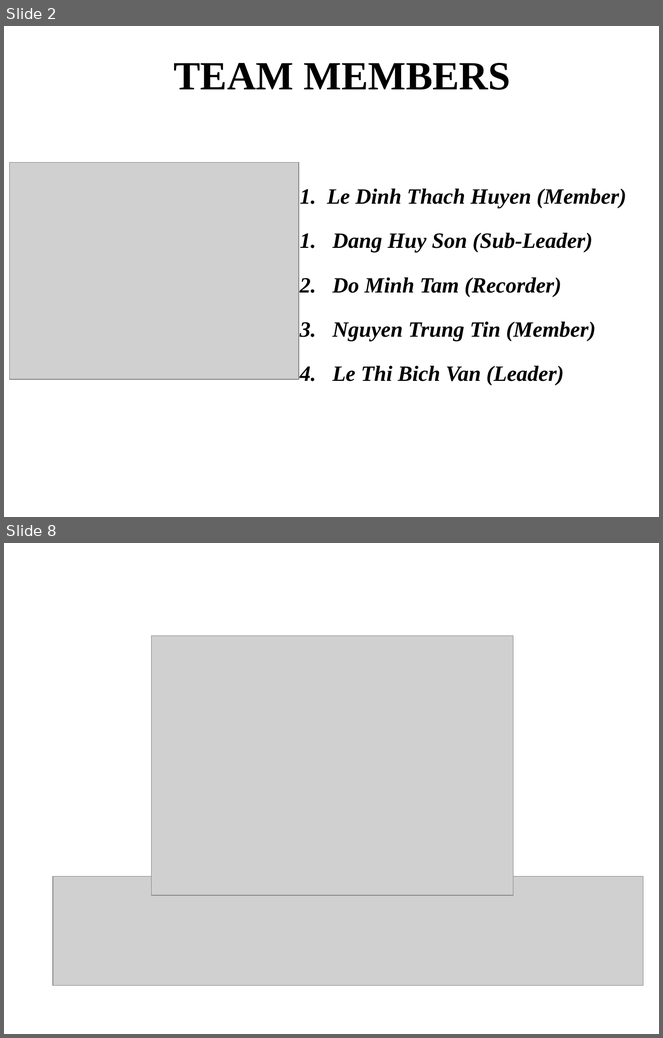
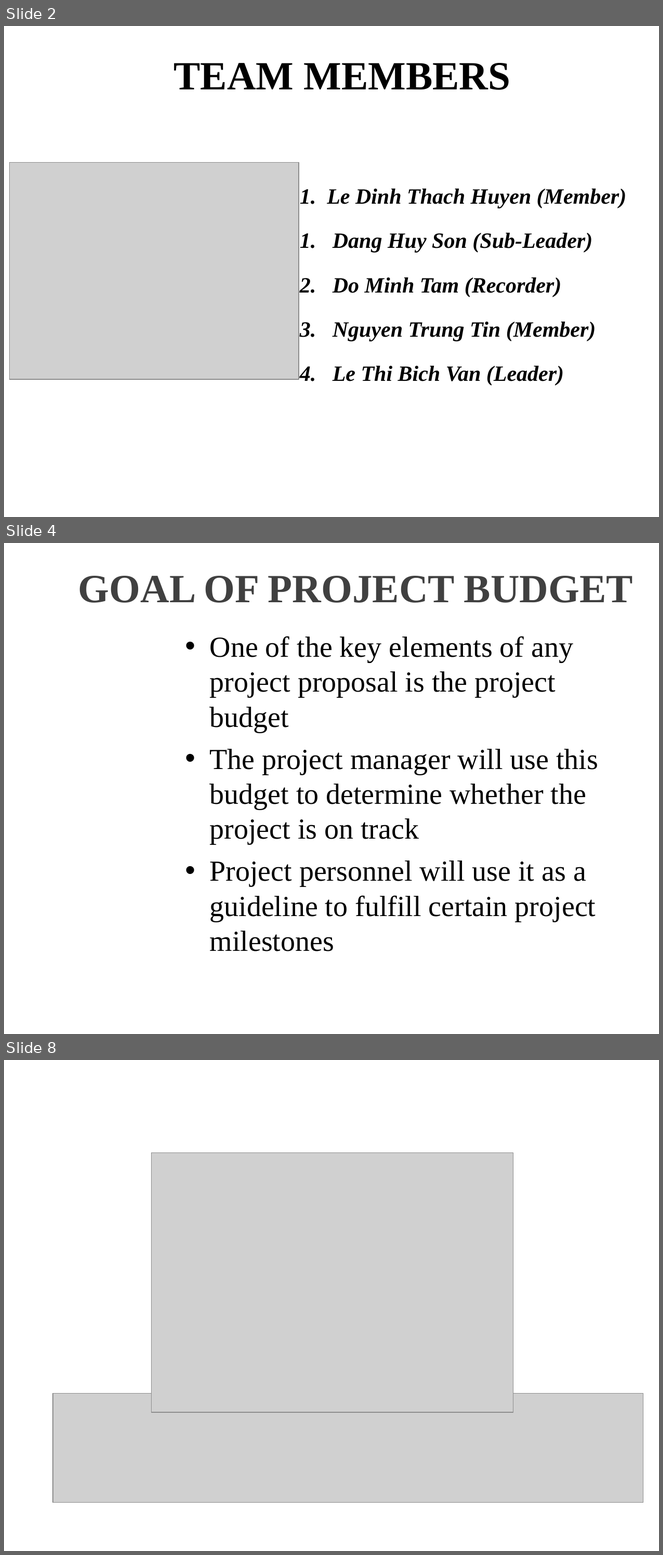
Before and after one commit to T138384/vlu-k15t1-team11, a slide deck: SMA - Software Measurement & Analysis/Assignment-07/K15T1-Team11-Team Assignment7/K15T1-Team11-Team Assignment7.ppt. Shown one above the other, each under a label of ours: slides 2 and 8 before the commit, slides 2, 4 and 8 after it; the slides between them are not shown. The pictures are 663x1038 and 663x1555 pixels, drawn with LibreOffice and Linux fonts; fonts in the diff are those of the drawing; grey boxes stand for pictures; background and template pictures are left out. Boxes give left, top, right and bottom in pixels: in the first picture for what was removed or moved away, otherwise in the second. Text is boxed around its words. In the diff, an @@ line names an element or a change of style, - is before the commit and + after.

```diff
--- a/SMA - Software Measurement & Analysis/Assignment-07/K15T1-Team11-Team Assignment7/K15T1-Team11-Team Assignment7.ppt
+++ b/SMA - Software Measurement & Analysis/Assignment-07/K15T1-Team11-Team Assignment7/K15T1-Team11-Team Assignment7.ppt
@@ slide 4 added at bbox=[4, 543, 659, 1034], background picture (left out) @@
@@ title added at bbox=[78, 576, 633, 603], 44 pt, text #404040, bold @@
+GOAL OF PROJECT BUDGET
@@ text added at bbox=[210, 636, 598, 952], 32 pt, text #000000 @@
+• One of the key elements of any project proposal is the project budget
+• The project manager will use this budget to determine whether the project is on track
+• Project personnel will use it as a guideline to fulfill certain project milestones
```
Also in this commit, not shown: 1 slide changed, 3 other slides added, 4 slides removed, 4 other files.
